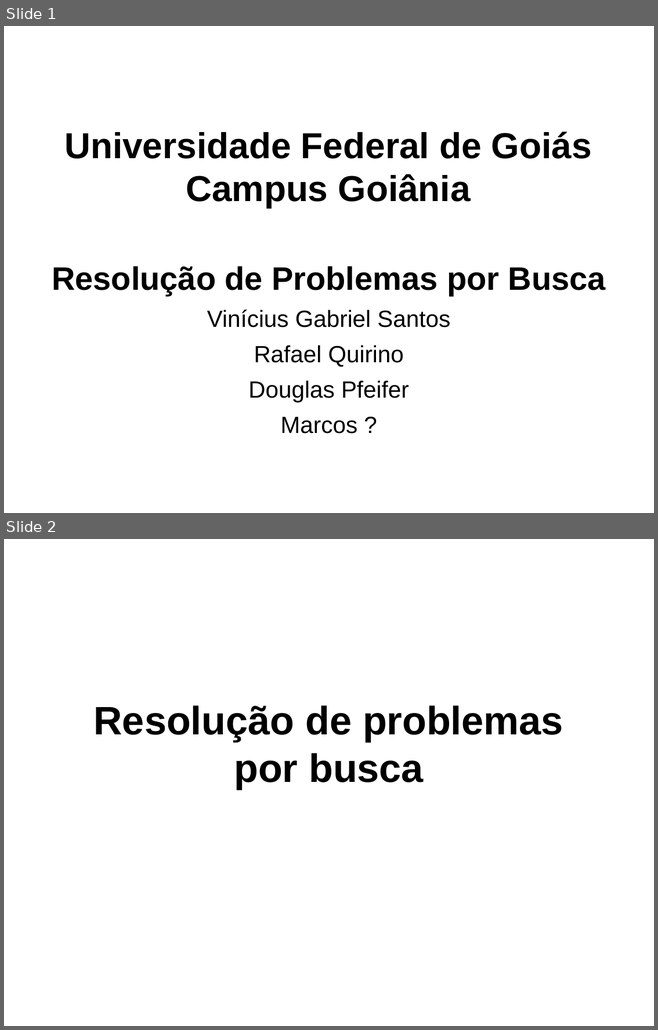
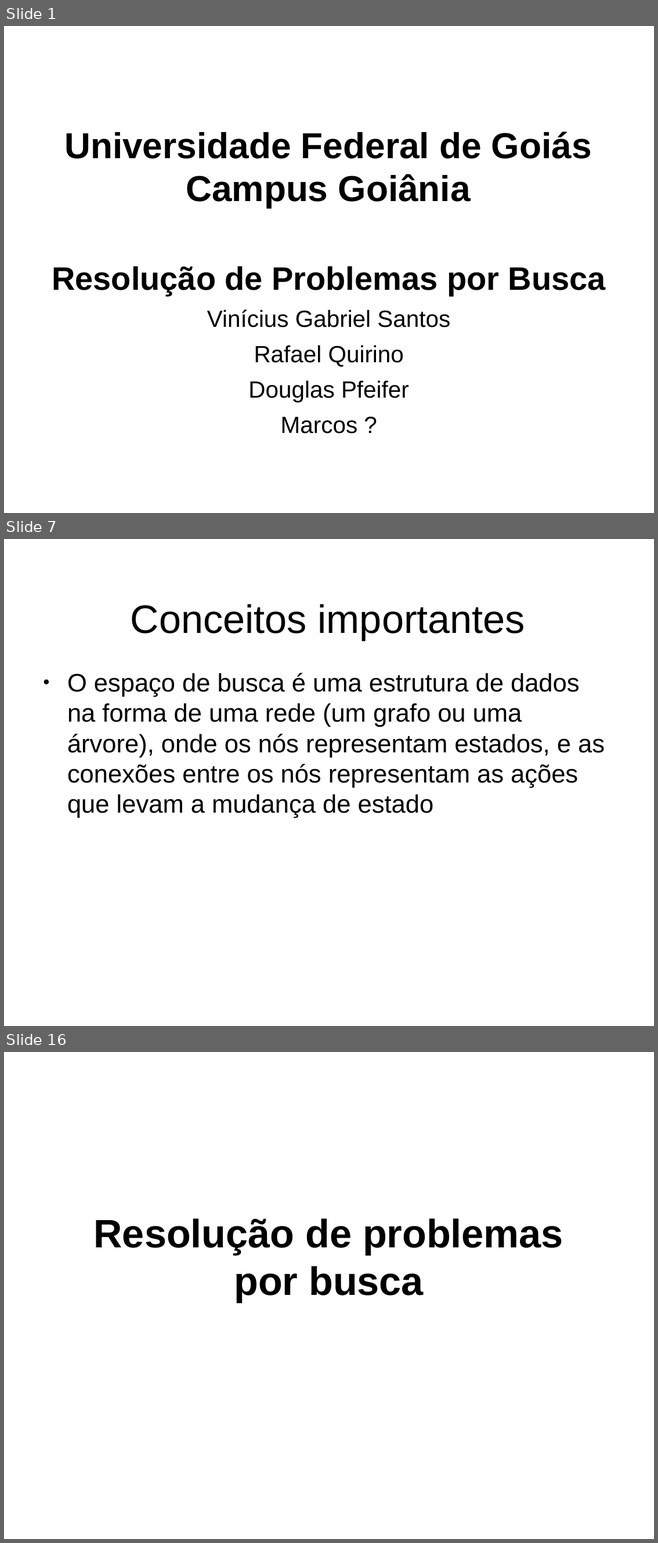
Before and after one commit to RafaelQuirino/SearchingProblems, a slide deck: slides.odp. Shown one above the other, each under a label of ours: slides 1 and 2 before the commit, slides 1, 7 and 16 after it; the slides between them are not shown. The pictures are 658x1030 and 658x1543 pixels, drawn with LibreOffice and Linux fonts; fonts in the diff are those of the drawing; background and template pictures are left out. Boxes give left, top, right and bottom in pixels: in the first picture for what was removed or moved away, otherwise in the second. Text is boxed around its words. In the diff, an @@ line names an element or a change of style, - is before the commit and + after.

```diff
--- a/slides.odp
+++ b/slides.odp
@@ slide 7 added at bbox=[4, 539, 654, 1026], background picture (left out) @@
@@ title added at bbox=[130, 604, 525, 640], 44 pt, text #000000 @@
+Conceitos importantes
@@ text added at bbox=[67, 673, 604, 818], 28 pt, text #000000 @@
+● O espaço de busca é uma estrutura de dados na forma de uma rede (um grafo ou uma árvore), onde os nós representam estados, e as conexões entre os nós representam as ações que levam a mudança de estado
@@ what was slide 2 is now slide 16 @@
```
Also in this commit, not shown: 13 other slides added, 5 other files.
